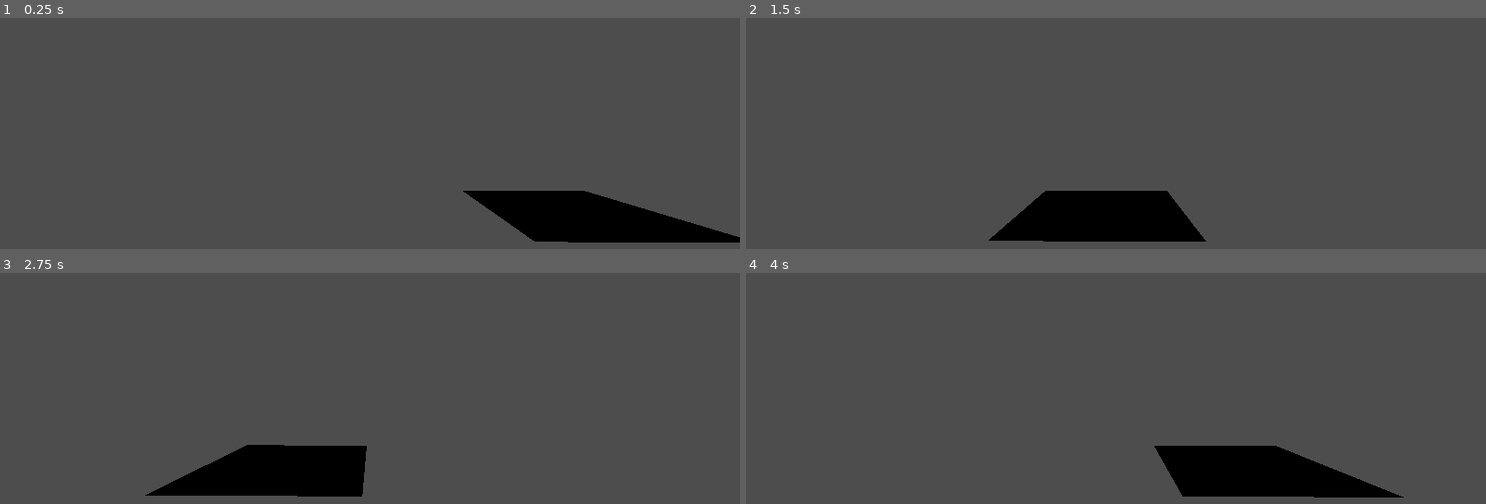
Above: before the commit, frames 1-4 (two rows, left to right).
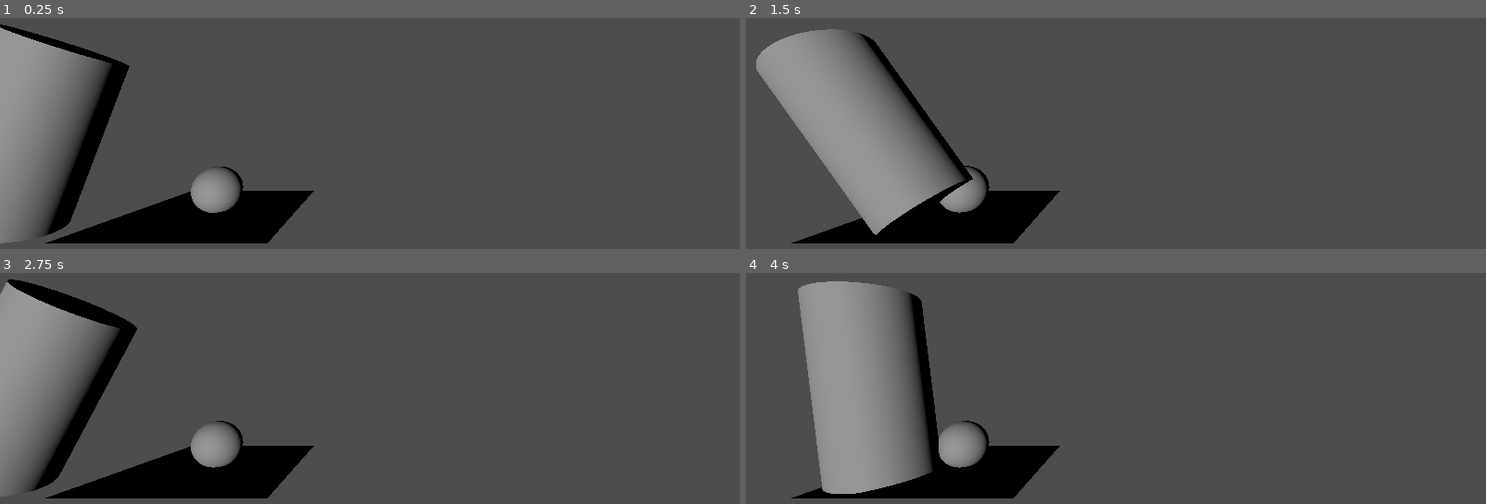
Above: after the commit, the same moments.

Repository: audreyssu/GGJ-2025-BubblegumPlatformer
Game: Godot game, scene res://scenes/test_scene_root.tscn
Same seed, same stepped clock (60 frames per second), same inputs: the game is played once before the commit and once after it. Before the commit the project has no main scene; this scene is started directly in both runs.
Inputs:
- Up to frame 1 (0.25 s): no input
- Up to frame 2 (1.5 s): tap Enter (ui_accept) at 0.5, 0.77 s; hold Right (ui_right) 0.53-1.28 s; hold Down (ui_down) from 1.28 s (still down)
- Up to frame 3 (2.75 s): tap Enter (ui_accept) at 1.52 s; release Down (ui_down) at 2.03 s; hold Right (ui_right) from 2.03 s (still down)
- Up to frame 4 (4 s): release Right (ui_right) at 2.78 s; hold Up (ui_up) 2.78-3.53 s; tap Enter (ui_accept) at 3.02, 3.77 s; hold Left (ui_left) from 3.53 s (still down)

The runs differ from the first frame. In frame 1, 20% of the frame differs, in the area x 0-100%, y 2-98%; in frame 2, 21%; in frame 3, 14%; in frame 4, 22%, in the area x 6-89%, y 3-98%.

Commit message:
Pendulum added

Diff:
--- a/bubblegamejam/project.godot
+++ b/bubblegamejam/project.godot
@@ -11,5 +11,6 @@
 [application]
 
 config/name="BubbleGameJam"
+run/main_scene="res://scenes/test_scene_root.tscn"
 config/features=PackedStringArray("4.3", "Forward Plus")
 config/icon="res://assets/icon.svg"
--- /dev/null
+++ b/bubblegamejam/scenes/pendulum.tscn
@@ -0,0 +1,134 @@
+[gd_scene load_steps=9 format=3 uid="uid://bsmw61s6uuuui"]
+
+[ext_resource type="Script" path="res://scripts/moving_platform.gd" id="1_3px6v"]
+
+[sub_resource type="CylinderMesh" id="CylinderMesh_6igka"]
+
+[sub_resource type="CylinderShape3D" id="CylinderShape3D_rncsi"]
+
+[sub_resource type="Curve3D" id="Curve3D_bbgju"]
+_data = {
+"points": PackedVector3Array(0, 0, 0, 0, 0, 0, 0, 0.994906, 0),
+"tilts": PackedFloat32Array(0)
+}
+point_count = 1
+
+[sub_resource type="Animation" id="Animation_cofhb"]
+resource_name = "moving_platform_anim"
+length = 3.0
+loop_mode = 1
+tracks/0/type = "value"
+tracks/0/imported = false
+tracks/0/enabled = true
+tracks/0/path = NodePath("pendulumPath/pendulumPathFollow:progress_ratio")
+tracks/0/interp = 1
+tracks/0/loop_wrap = true
+tracks/0/keys = {
+"times": PackedFloat32Array(0, 1.5),
+"transitions": PackedFloat32Array(1, 1),
+"update": 0,
+"values": [0.0, 1.0]
+}
+
+[sub_resource type="Animation" id="Animation_so486"]
+length = 3.0
+loop_mode = 1
+tracks/0/type = "value"
+tracks/0/imported = false
+tracks/0/enabled = true
+tracks/0/path = NodePath("pendulumPath/pendulumPathFollow:progress_ratio")
+tracks/0/interp = 1
+tracks/0/loop_wrap = true
+tracks/0/keys = {
+"times": PackedFloat32Array(),
+"transitions": PackedFloat32Array(),
+"update": 0,
+"values": []
+}
+tracks/1/type = "value"
+tracks/1/imported = false
+tracks/1/enabled = true
+tracks/1/path = NodePath("pendulumBody:position")
+tracks/1/interp = 1
+tracks/1/loop_wrap = true
+tracks/1/keys = {
+"times": PackedFloat32Array(0, 1.5),
+"transitions": PackedFloat32Array(-2, 1),
+"update": 0,
+"values": [Vector3(-1, 0, 0), Vector3(1, 0, 0)]
+}
+tracks/2/type = "value"
+tracks/2/imported = false
+tracks/2/enabled = true
+tracks/2/path = NodePath("pendulumBody:rotation")
+tracks/2/interp = 1
+tracks/2/loop_wrap = true
+tracks/2/keys = {
+"times": PackedFloat32Array(0, 1.5),
+"transitions": PackedFloat32Array(-0.5, 1),
+"update": 0,
+"values": [Vector3(0, 0, -0.785398), Vector3(0, 0, 0.785398)]
+}
+
+[sub_resource type="Animation" id="Animation_seirn"]
+resource_name = "pendulum_anim"
+length = 3.0
+loop_mode = 1
+tracks/0/type = "value"
+tracks/0/imported = false
+tracks/0/enabled = true
+tracks/0/path = NodePath("pendulumBody:position")
+tracks/0/interp = 1
+tracks/0/loop_wrap = true
+tracks/0/keys = {
+"times": PackedFloat32Array(0, 1.5),
+"transitions": PackedFloat32Array(-2, -2),
+"update": 0,
+"values": [Vector3(-1, 0, 0), Vector3(1, 0, 0)]
+}
+tracks/1/type = "value"
+tracks/1/imported = false
+tracks/1/enabled = true
+tracks/1/path = NodePath("pendulumBody:rotation")
+tracks/1/interp = 1
+tracks/1/loop_wrap = true
+tracks/1/keys = {
+"times": PackedFloat32Array(0, 1.5),
+"transitions": PackedFloat32Array(-2, -2),
+"update": 0,
+"values": [Vector3(0, 0, -0.785398), Vector3(0, 0, 0.785398)]
+}
+
+[sub_resource type="AnimationLibrary" id="AnimationLibrary_rxg3m"]
+_data = {
+"RESET": SubResource("Animation_so486"),
+"moving_platform_anim": SubResource("Animation_cofhb"),
+"pendulum_anim": SubResource("Animation_seirn")
+}
+
+[node name="pendulum" type="Node3D"]
+script = ExtResource("1_3px6v")
+
+[node name="pendulumBody" type="AnimatableBody3D" parent="."]
+transform = Transform3D(0.707107, 0.707107, 0, -0.707107, 0.707107, 0, 0, 0, 1, -1, 0, 0)
+
+[node name="pendulumMesh" type="MeshInstance3D" parent="pendulumBody"]
+mesh = SubResource("CylinderMesh_6igka")
+
+[node name="pendulumCollisionShape" type="CollisionShape3D" parent="pendulumBody"]
+shape = SubResource("CylinderShape3D_rncsi")
+
+[node name="pendulumPath" type="Path3D" parent="."]
+curve = SubResource("Curve3D_bbgju")
+
+[node name="pendulumPathFollow" type="PathFollow3D" parent="pendulumPath"]
+transform = Transform3D(-0.00811513, 0, -0.999967, 0, 1, 0, 0.999967, 0, -0.00811513, -0.0325928, 0, -0.0651874)
+
+[node name="pendulumTransform" type="RemoteTransform3D" parent="pendulumPath/pendulumPathFollow"]
+remote_path = NodePath("../../../pendulumBody")
+
+[node name="pendulumAnimPlayer" type="AnimationPlayer" parent="."]
+libraries = {
+"": SubResource("AnimationLibrary_rxg3m")
+}
+autoplay = "RESET"
--- a/bubblegamejam/scenes/test_scene_root.tscn
+++ b/bubblegamejam/scenes/test_scene_root.tscn
@@ -1,20 +1,44 @@
-[gd_scene load_steps=2 format=3 uid="uid://bqfj6aq3lwc4w"]
+[gd_scene load_steps=6 format=3 uid="uid://bqfj6aq3lwc4w"]
 
-[ext_resource type="PackedScene" uid="uid://d172pyvl6rxwr" path="res://scenes/moving_platform.tscn" id="1_gr2jl"]
+[ext_resource type="PackedScene" uid="uid://bsmw61s6uuuui" path="res://scenes/pendulum.tscn" id="1_na685"]
+
+[sub_resource type="PlaneMesh" id="PlaneMesh_8qs63"]
+
+[sub_resource type="HeightMapShape3D" id="HeightMapShape3D_1ac04"]
+map_width = 3
+map_depth = 3
+map_data = PackedFloat32Array(0, 0, 0, 0, 0, 0, 0, 0, 0)
+
+[sub_resource type="SphereMesh" id="SphereMesh_rr0mu"]
+
+[sub_resource type="SphereShape3D" id="SphereShape3D_eescc"]
 
 [node name="testSceneRoot" type="Node3D"]
-
-[node name="movingPlatform" parent="." instance=ExtResource("1_gr2jl")]
-moveSpeedScale = 10.0
-
-[node name="platformBody" parent="movingPlatform" index="0"]
-transform = Transform3D(-0.00811513, 0, -0.999967, 0, 1, 0, 0.999967, 0, -0.00811513, -0.0325928, 0, -0.0651874)
-
-[node name="platformPathFollow" parent="movingPlatform/platformPath" index="0"]
-transform = Transform3D(-0.00811513, 0, -0.999967, 0, 1, 0, 0.999967, 0, -0.00811513, -0.0325928, 0, -0.0651874)
-progress = 0.0
 
 [node name="Camera3D" type="Camera3D" parent="."]
 transform = Transform3D(1, 0, 0, 0, 1, 0, 0, 0, 1, 1.92079, 1.04273, 3.42558)
 
-[editable path="movingPlatform"]
+[node name="StaticBody3D" type="StaticBody3D" parent="."]
+
+[node name="MeshInstance3D" type="MeshInstance3D" parent="StaticBody3D"]
+mesh = SubResource("PlaneMesh_8qs63")
+
+[node name="CollisionShape3D" type="CollisionShape3D" parent="StaticBody3D"]
+shape = SubResource("HeightMapShape3D_1ac04")
+
+[node name="RigidBody3D" type="RigidBody3D" parent="."]
+transform = Transform3D(1, 0, 0, 0, 1, 0, 0, 0, 1, 0, 0.486997, 0)
+
+[node name="MeshInstance3D" type="MeshInstance3D" parent="RigidBody3D"]
+transform = Transform3D(0.575, 0, 0, 0, 0.575, 0, 0, 0, 0.575, 0, 0, 0)
+mesh = SubResource("SphereMesh_rr0mu")
+
+[node name="CollisionShape3D" type="CollisionShape3D" parent="RigidBody3D"]
+transform = Transform3D(0.55, 0, 0, 0, 0.55, 0, 0, 0, 0.55, 0, 0, 0)
+shape = SubResource("SphereShape3D_eescc")
+
+[node name="DirectionalLight3D" type="DirectionalLight3D" parent="."]
+transform = Transform3D(1, 0, 0, 0, 1, 0, 0, 0, 1, -1.0109, 1.34296, 0.972516)
+
+[node name="pendulum" parent="." instance=ExtResource("1_na685")]
+transform = Transform3D(1, 0, 0, 0, 1, 0, 0, 0, 1, -0.70305, 0.982656, 0.469451)
--- a/bubblegamejam/scripts/moving_platform.gd
+++ b/bubblegamejam/scripts/moving_platform.gd
@@ -4,7 +4,7 @@
 
 # Called when the node enters the scene tree for the first time.
 func _ready():
-	$platformAnimPlayer.speed_scale *= moveSpeedScale
+	$pendulumAnimPlayer.speed_scale *= moveSpeedScale
 
 
 # Called every frame. 'delta' is the elapsed time since the previous frame.
